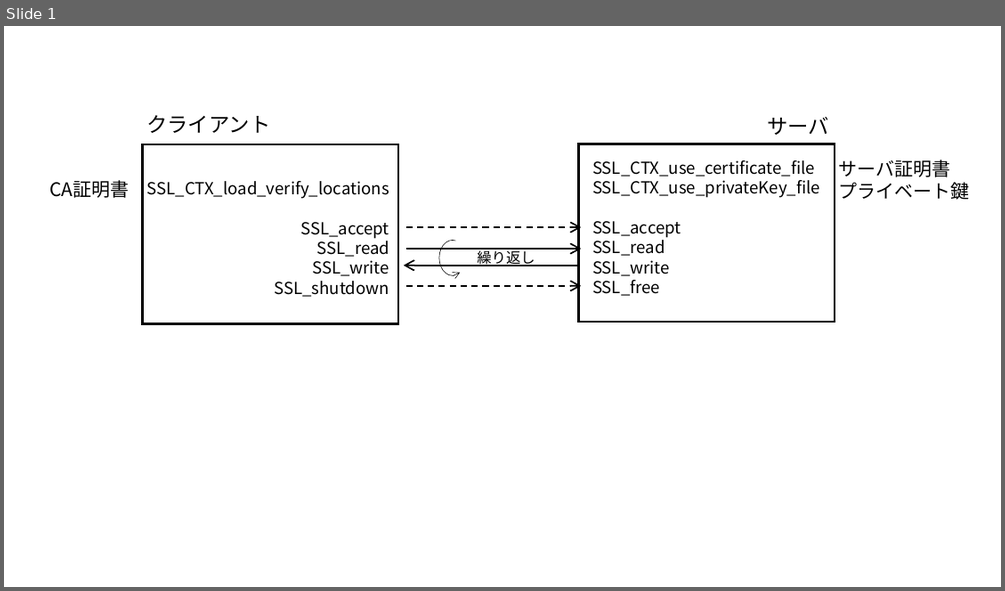
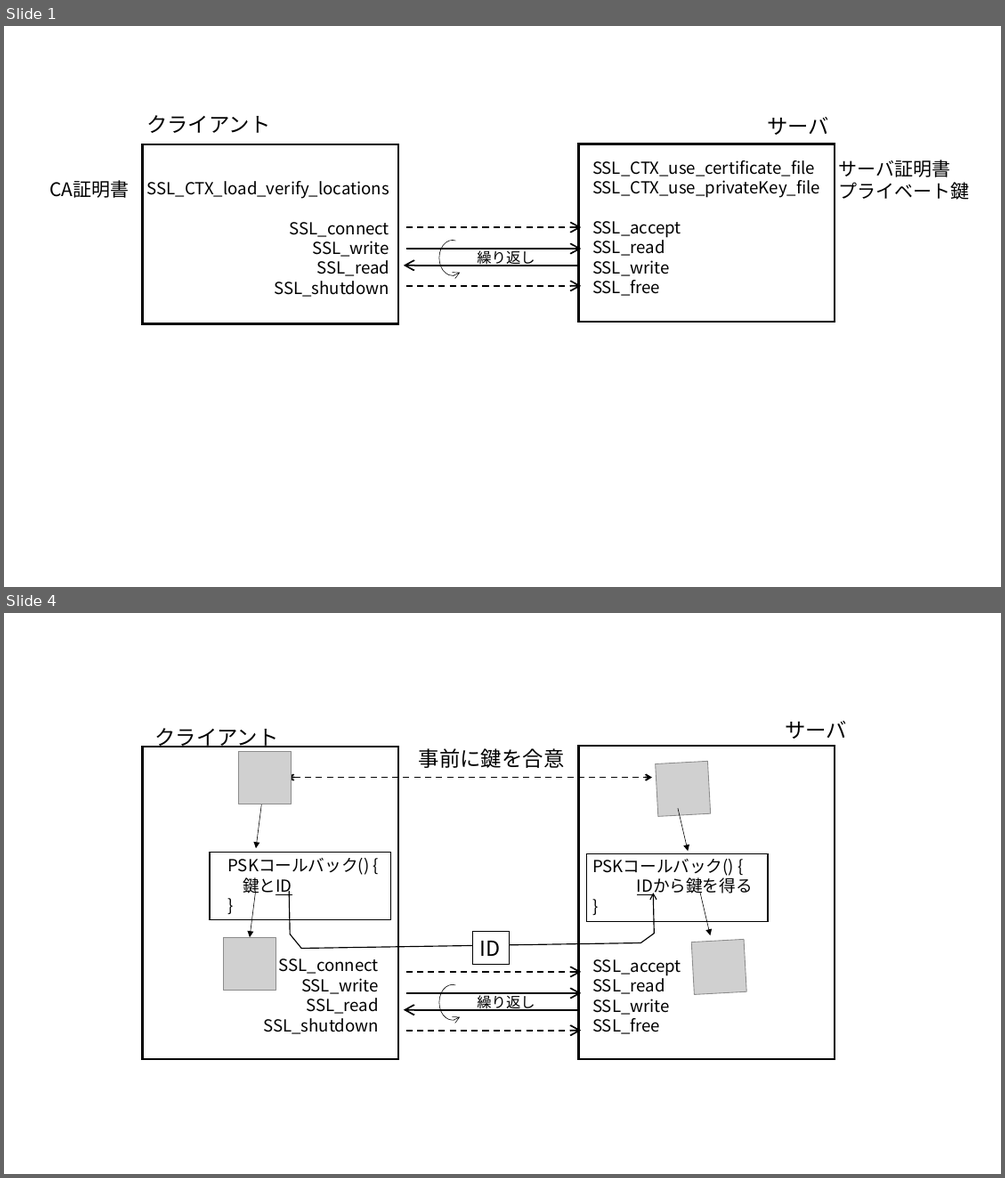
Before and after one commit to kojo1/TLSbook-en, a slide deck: Part2.Programming/Chapter6.TLSProtocol/Chapter6.Fig.pptx. Shown one above the other, each under a label of ours: slide 1 before the commit, slides 1 and 4 after it; the slides between them are not shown. The pictures are 1005x591 and 1005x1178 pixels, drawn with LibreOffice and Linux fonts; fonts in the diff are those of the drawing; grey boxes stand for pictures. Boxes give left, top, right and bottom in pixels: in the first picture for what was removed or moved away, otherwise in the second. Text is boxed around its words. In the diff, an @@ line names an element or a change of style, - is before the commit and + after.

```diff
--- a/Part2.Programming/Chapter6.TLSProtocol/Chapter6.Fig.pptx
+++ b/Part2.Programming/Chapter6.TLSProtocol/Chapter6.Fig.pptx
@@ slide 4 added at (4, 613, 1001, 1174), background #FFFFFF @@
@@ text added at (154, 728, 278, 747), 20 pt, text #000000 @@
+クライアント
@@ text added at (785, 721, 847, 738), 20 pt, text #000000 @@
+サーバ
@@ rectangle added at (142, 747, 398, 1059), outline #000000 2.25 pt @@
@@ picture added at (238, 751, 291, 803) @@
@@ text added at (419, 748, 565, 768), 20 pt, text #000000 @@
+事前に鍵を合意
@@ rectangle added at (578, 747, 834, 1060), outline #000000 2.25 pt @@
@@ picture added at (655, 761, 711, 816) @@
@@ double arrow added from (287, 778) to (652, 778), #000000 1.5 pt dashed @@
@@ arrow added from (262, 803) to (256, 849), #000000 0.5 pt @@
@@ arrow added from (678, 808) to (688, 851), #000000 0.5 pt @@
@@ rectangle added at (210, 852, 391, 919), outline #000000 1 pt @@
@@ text added at (227, 858, 379, 1034), 16 pt, text #000000 @@
+PSKコールバック() {
+鍵とID
+}
+SSL_connect
+SSL_write
+SSL_read
+SSL_shutdown
@@ rectangle added at (587, 854, 769, 922), outline #000000 1 pt @@
@@ text added at (592, 859, 752, 1034), 16 pt, text #000000 @@
+PSKコールバック() {
+IDから鍵を得る
+}
+SSL_accept
+SSL_read
+SSL_write
+SSL_free
@@ arrow added from (255, 892) to (250, 938), #000000 0.5 pt @@
@@ freeform shape added at (289, 892, 654, 948), outline #000000 1 pt @@
@@ arrow added from (700, 892) to (710, 935), #000000 0.5 pt @@
@@ rectangle added at (473, 932, 510, 965), fill #FFFFFF, outline #000000 0.75 pt, 20 pt, text #000000 @@
+ID
@@ picture added at (223, 938, 275, 989) @@
@@ picture added at (691, 939, 746, 994) @@
@@ arrow added from (406, 972) to (582, 972), #000000 1.5 pt dashed @@
@@ arc (boxed as its full ellipse) added at (439, 985, 465, 1020), outline #000000 0.5 pt @@
@@ arrow added from (578, 1010) to (404, 1010), #000000 1.5 pt @@
@@ arrow added from (406, 993) to (582, 993), #000000 1.5 pt @@
@@ text added at (477, 993, 534, 1011), 14 pt, text #000000 @@
+繰り返し
@@ arrow added from (406, 1030) to (582, 1030), #000000 1.5 pt dashed @@
@@ slide 1 changed as well @@
@@ text at (290, 222, 389, 257): text changed @@
-SSL_accept
+SSL_connect
+SSL_write
@@ text at (312, 260, 389, 276): paragraph removed @@
-SSL_write
```
Also in this commit, not shown: 1 other slide changed, 2 other slides added, 7 other files.
